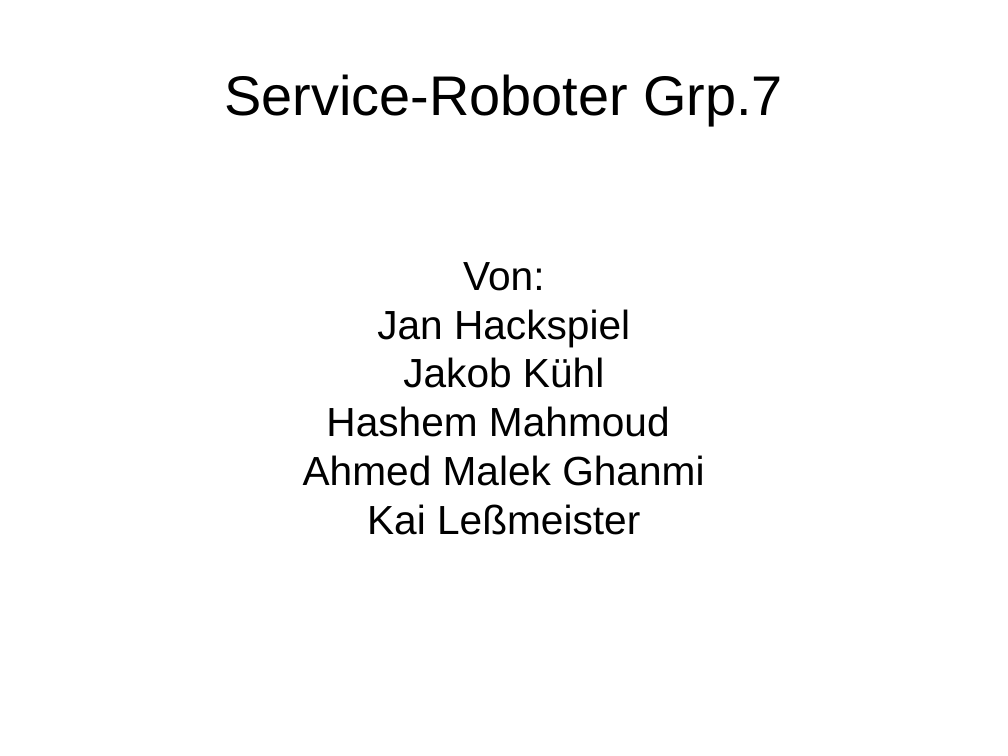
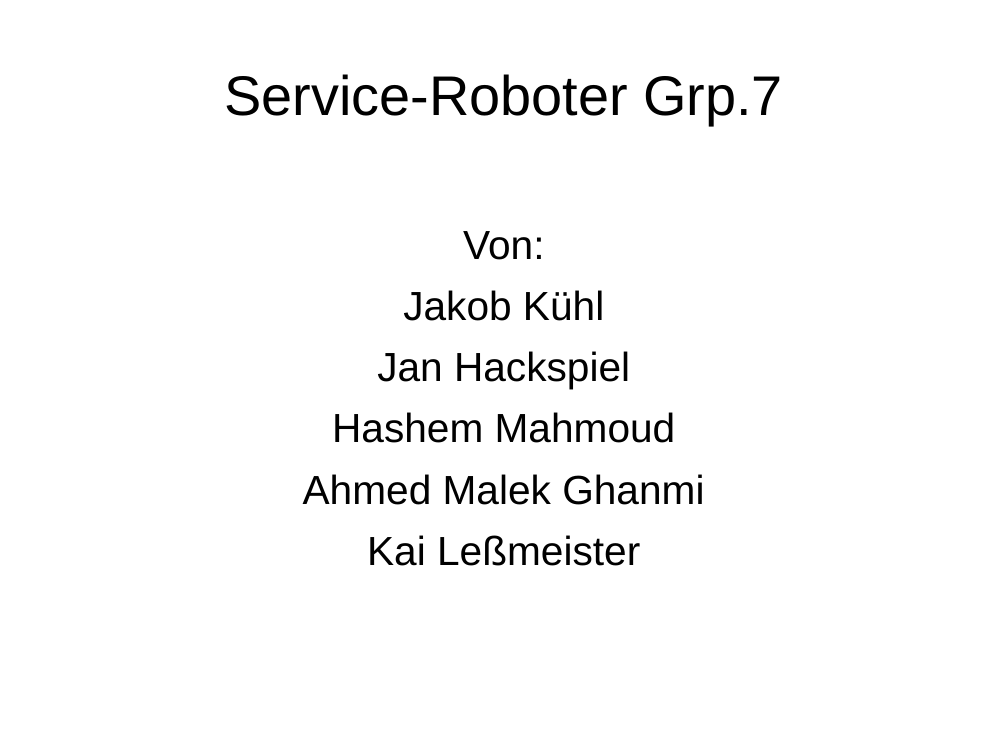
Before and after one commit to AljawadH/Service-Roboter, a slide deck: slide 1 of hwp_service_roboter_vortrag.odp. Drawn at 1008x756 pixels with LibreOffice and Linux fonts; fonts in the diff are those of the drawing. Boxes give left, top, right and bottom in pixels: in the first picture for what was removed or moved away, otherwise in the second. Text is boxed around its words. In the diff, an @@ line names an element or a change of style, - is before the commit and + after.

```diff
--- a/hwp_service_roboter_vortrag.odp
+++ b/hwp_service_roboter_vortrag.odp
@@ subtitle at bbox=[303, 231, 704, 566]: more space between paragraphs @@
@@ subtitle at bbox=[403, 290, 604, 321]: paragraph added @@
+Jakob Kühl
@@ subtitle at bbox=[403, 357, 604, 388]: paragraph removed @@
-Jakob Kühl
```
Also in this commit, not shown: 8 other slides changed.
